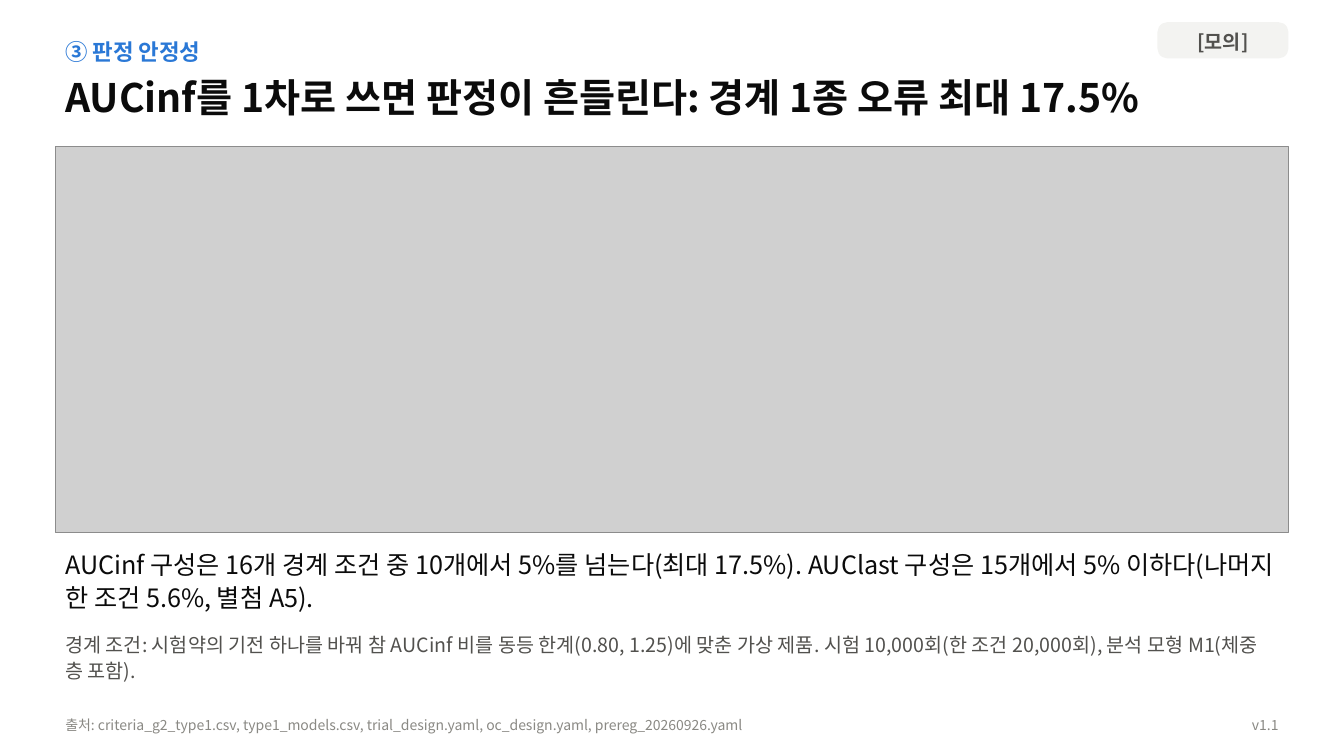
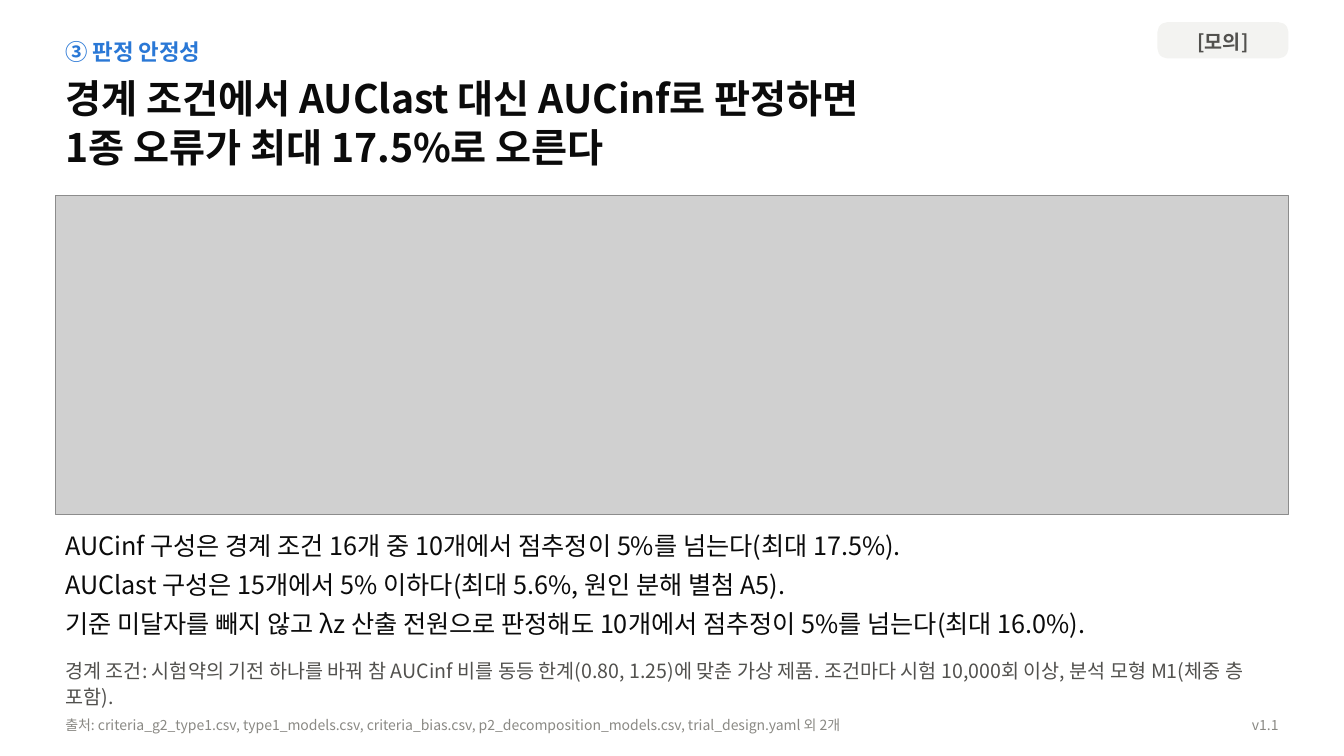
Before and after one commit to DHKQSP/dupilumab-sim, a slide deck: slide 9 of reports/deck/dupilumab_AUCinf_core_deck_v1.1.pptx. Drawn at 1344x756 pixels with LibreOffice and Linux fonts; fonts in the diff are those of the drawing; grey boxes stand for pictures. Boxes give left, top, right and bottom in pixels: in the first picture for what was removed or moved away, otherwise in the second. Text is boxed around its words. In the diff, an @@ line names an element or a change of style, - is before the commit and + after.

```diff
--- a/reports/deck/dupilumab_AUCinf_core_deck_v1.1.pptx
+++ b/reports/deck/dupilumab_AUCinf_core_deck_v1.1.pptx
@@ text at [65,80,859,166]: text changed @@
-AUCinf를 1차로 쓰면 판정이 흔들린다: 경계 1종 오류 최대 17.5%
+경계 조건에서 AUClast 대신 AUCinf로 판정하면
+1종 오류가 최대 17.5%로 오른다
@@ picture: place and size @@
-picture at [55,146,1289,533]
+picture at [55,196,1289,514]
@@ text at [65,534,1086,638]: text changed @@
-AUCinf 구성은 16개 경계 조건 중 10개에서 5%를 넘는다(최대 17.5%). AUClast 구성은 15개에서 5% 이하다(나머지 한 조건 5.6%, 별첨 A5).
+AUCinf 구성은 경계 조건 16개 중 10개에서 점추정이 5%를 넘는다(최대 17.5%).
+AUClast 구성은 15개에서 5% 이하다(최대 5.6%, 원인 분해 별첨 A5).
+기준 미달자를 빼지 않고 λz 산출 전원으로 판정해도 10개에서 점추정이 5%를 넘는다(최대 16.0%).
@@ text at [65,661,1243,682]: text changed @@
-경계 조건: 시험약의 기전 하나를 바꿔 참 AUCinf 비를 동등 한계(0.80, 1.25)에 맞춘 가상 제품. 시험 10,000회(한 조건 20,000회), 분석 모형 M1(체중 층 포함).
+경계 조건: 시험약의 기전 하나를 바꿔 참 AUCinf 비를 동등 한계(0.80, 1.25)에 맞춘 가상 제품. 조건마다 시험 10,000회 이상, 분석 모형 M1(체중 층 포함).
@@ text at [65,718,841,734]: text changed @@
-출처: criteria_g2_type1.csv, type1_models.csv, trial_design.yaml, oc_design.yaml, prereg_20260926.yaml
+출처: criteria_g2_type1.csv, type1_models.csv, criteria_bias.csv, p2_decomposition_models.csv, trial_design.yaml 외 2개
```
Also in this commit, not shown: 25 other slides changed, 14 other files.
